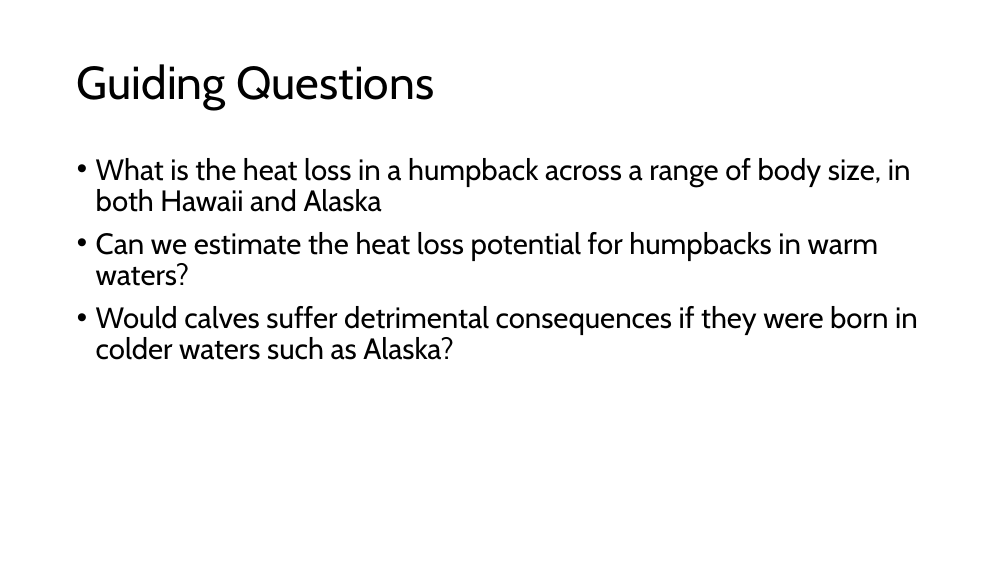
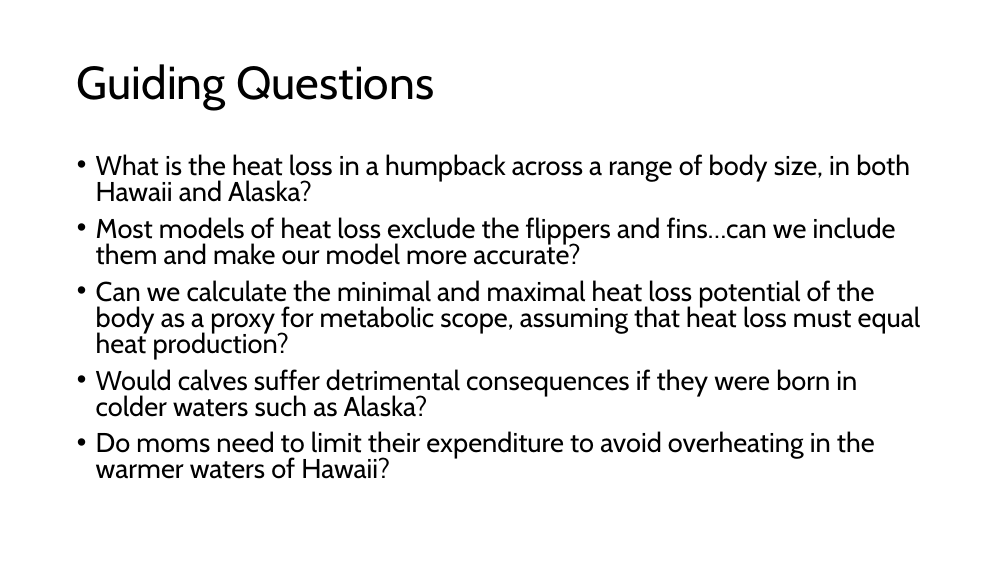
Before and after one commit to wgough/HumpbackHeatLoss, a slide deck: slide 2 of figs/Heat-Loss-Overview.pptx (slide 1 before the commit). Drawn at 1008x567 pixels with LibreOffice and Linux fonts; fonts in the diff are those of the drawing. Boxes give left, top, right and bottom in pixels: in the first picture for what was removed or moved away, otherwise in the second. Text is boxed around its words. In the diff, an @@ line names an element or a change of style, - is before the commit and + after.

```diff
--- a/figs/Heat-Loss-Overview.pptx
+++ b/figs/Heat-Loss-Overview.pptx
@@ text at (96,154,921,359): text changed; size 28 to 25.9 pt @@
-• What is the heat loss in a humpback across a range of body size, in both Hawaii and Alaska
-• Can we estimate the heat loss potential for humpbacks in warm waters?
+• What is the heat loss in a humpback across a range of body size, in both Hawaii and Alaska?
+• Most models of heat loss exclude the flippers and fins…can we include them and make our model more accurate?
+• Can we calculate the minimal and maximal heat loss potential of the body as a proxy for metabolic scope, assuming that heat loss must equal heat production?
@@ text at (96,369,857,417): size 28 to 25.9 pt in "Would calves suffer detrimental consequences if they ..."; line spacing 0.9 to 0.8 @@
@@ text at (96,431,875,479): paragraph added @@
+• Do moms need to limit their expenditure to avoid overheating in the warmer waters of Hawaii?
```
Also in this commit, not shown: 1 other slide changed, 2 slides added, 3 slides removed, 21 other files.
